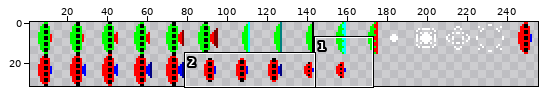
Two states of a sprite sheet, png/enemy.png. The first picture is a wide view before the edit; the outline marks the close-up.
Close-up. Old version:
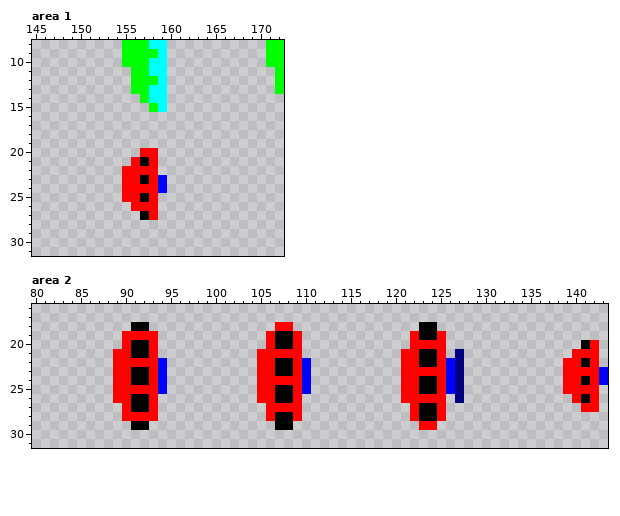
The file is 256x32 pixels. Shown: area 1: x 145..172, y 8..31; area 2: x 80..143, y 16..31. The wide view leaves out empty margins.
Now the later version:
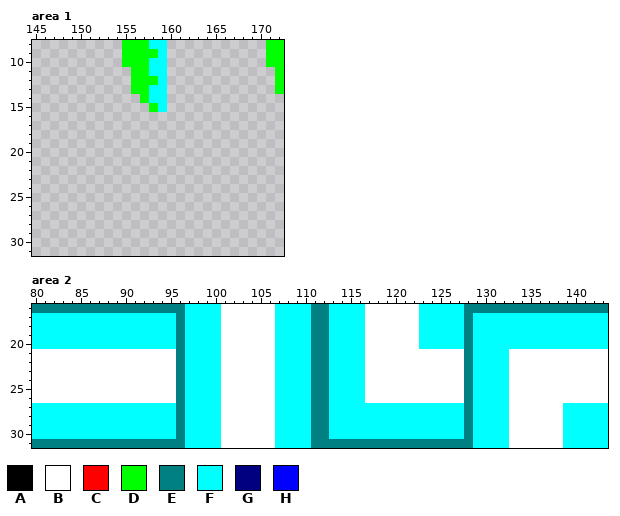
Palette (. is transparent): A #000000  B #ffffff  C #ff0000  D #00ff00  E #008080  F #00ffff  G #000080  H #0000ff
Log entry: Enemy lasers & collisions (non-player)
From old to new:
{"where": "area 1"}
{"y":20,"x":157,"old":"CC","new":".."}
{"y":21,"x":156,"old":"CAC","new":"..."}
{"y":22,"x":155,"old":"CCCC","new":"...."}
{"y":23,"x":155,"old":"CCACH","new":"....."}
{"y":24,"x":155,"old":"CCCCH","new":"....."}
{"y":25,"x":155,"old":"CCAC","new":"...."}
{"y":26,"x":156,"old":"CCC","new":"..."}
{"y":27,"x":157,"old":"AC","new":".."}
{"where": "area 2"}
{"y":16,"x":80,"old":"................................................................","new":"EEEEEEEEEEEEEEEEEFFFFBBBBBBFFFFEEFFFFBBBBBBFFFFFEEEEEEEEEEEEEEEE"}
{"y":17,"x":80,"old":"................................................................","new":"FFFFFFFFFFFFFFFFEFFFFBBBBBBFFFFEEFFFFBBBBBBFFFFFEFFFFFFFFFFFFFFF"}
{"y":18,"x":80,"old":"...........AA..............CC..............AA...................","new":"FFFFFFFFFFFFFFFFEFFFFBBBBBBFFFFEEFFFFBBBBBBFFFFFEFFFFFFFFFFFFFFF"}
{"y":19,"x":80,"old":"..........CCCC............CAAC............CAAC..................","new":"FFFFFFFFFFFFFFFFEFFFFBBBBBBFFFFEEFFFFBBBBBBFFFFFEFFFFFFFFFFFFFFF"}
{"y":20,"x":80,"old":"..........CAAC............CAAC............CCCC...............AC.","new":"FFFFFFFFFFFFFFFFEFFFFBBBBBBFFFFEEFFFFBBBBBBFFFFFEFFFFFFFFFFFFFFF"}
{"y":21,"x":80,"old":".........CCAAC...........CCCCC...........CCAAC.G............CCC.","new":"BBBBBBBBBBBBBBBBEFFFFBBBBBBFFFFEEFFFFBBBBBBBBBBBEFFFFBBBBBBBBBBB"}
{"y":22,"x":80,"old":".........CCCCCH..........CCAACH..........CCAACHG...........CCAC.","new":"BBBBBBBBBBBBBBBBEFFFFBBBBBBFFFFEEFFFFBBBBBBBBBBBEFFFFBBBBBBBBBBB"}
{"y":23,"x":80,"old":".........CCAACH..........CCAACH..........CCCCCHG...........CCCCH","new":"BBBBBBBBBBBBBBBBEFFFFBBBBBBFFFFEEFFFFBBBBBBBBBBBEFFFFBBBBBBBBBBB"}
{"y":24,"x":80,"old":".........CCAACH..........CCCCCH..........CCAACHG...........CCACH","new":"BBBBBBBBBBBBBBBBEFFFFBBBBBBFFFFEEFFFFBBBBBBBBBBBEFFFFBBBBBBBBBBB"}
{"y":25,"x":80,"old":".........CCCCCH..........CCAACH..........CCAACHG...........CCCC.","new":"BBBBBBBBBBBBBBBBEFFFFBBBBBBFFFFEEFFFFBBBBBBBBBBBEFFFFBBBBBBBBBBB"}
{"y":26,"x":80,"old":".........CCAAC...........CCAAC...........CCCCC.G............CAC.","new":"BBBBBBBBBBBBBBBBEFFFFBBBBBBFFFFEEFFFFBBBBBBBBBBBEFFFFBBBBBBBBBBB"}
{"y":27,"x":80,"old":"..........CAAC............CCCC............CAAC...............CC.","new":"FFFFFFFFFFFFFFFFEFFFFBBBBBBFFFFEEFFFFFFFFFFFFFFFEFFFFBBBBBBFFFFF"}
{"y":28,"x":80,"old":"..........CCCC............CAAC............CAAC..................","new":"FFFFFFFFFFFFFFFFEFFFFBBBBBBFFFFEEFFFFFFFFFFFFFFFEFFFFBBBBBBFFFFF"}
{"y":29,"x":80,"old":"...........AA..............AA..............CC...................","new":"FFFFFFFFFFFFFFFFEFFFFBBBBBBFFFFEEFFFFFFFFFFFFFFFEFFFFBBBBBBFFFFF"}
{"y":30,"x":80,"old":"................................................................","new":"FFFFFFFFFFFFFFFFEFFFFBBBBBBFFFFEEFFFFFFFFFFFFFFFEFFFFBBBBBBFFFFF"}
{"y":31,"x":80,"old":"................................................................","new":"EEEEEEEEEEEEEEEEEFFFFBBBBBBFFFFEEEEEEEEEEEEEEEEEEFFFFBBBBBBFFFFF"}
